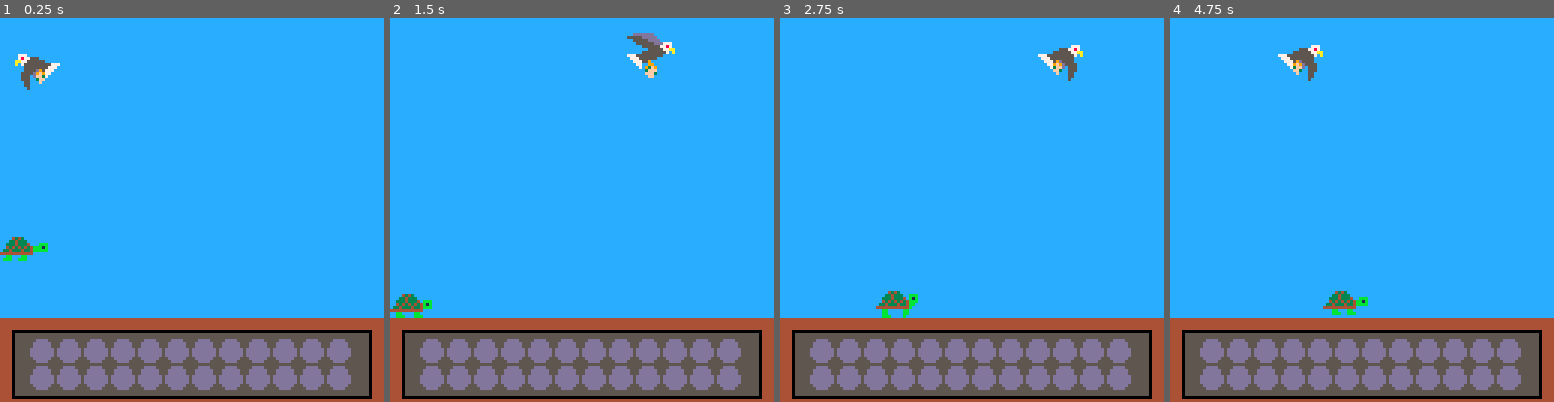
Above: before the commit, frames 1-4 (left to right).
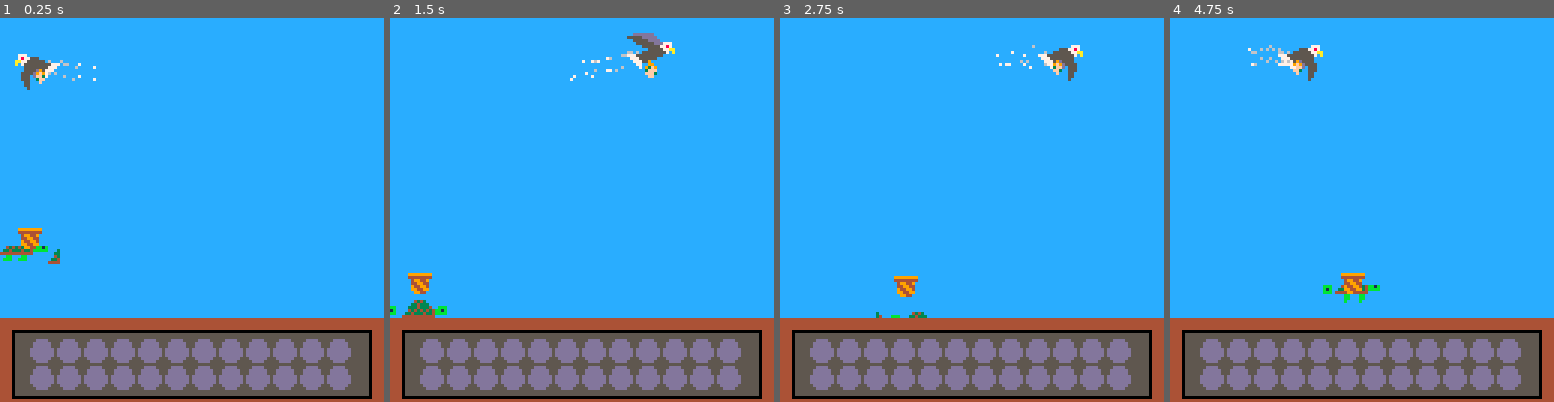
Above: after the commit, the same moments.

Repository: NicolaMigliore/parascute
Game: PICO-8 cartridge parascute.p8
Same seed, same stepped clock (60 frames per second), same inputs: the game is played once before the commit and once after it.
Inputs:
- Up to frame 1 (0.25 s): no input
- Up to frame 2 (1.5 s): tap X (X key) at 0.33, 1.07 s; tap O (Z key) at 0.7 s
- Up to frame 3 (2.75 s): hold Right 1.6-2.1 s; tap O (Z key) at 1.7, 2.1, 2.5 s; tap X (X key) at 1.85 s; hold Up 2.15-2.42 s; hold Right from 2.47 s (still down)
- Up to frame 4 (4.75 s): tap O (Z key) every 0.4 s from 2.9 to 4.5 s; tap X (X key) at 2.97, 4.08 s; release Right at 3.03 s; hold Left 3.08-3.58 s; hold Down 3.63-3.97 s; hold Right 4.02-4.68 s; hold Up from 4.73 s (still down)

The runs differ from the first frame. In frame 1, 0.5% of the frame differs, in the area x 1-25%, y 10-65%; in frame 2, 1.0%; in frame 3, 0.9%; in frame 4, 1.0%, in the area x 20-55%, y 7-78%.

Commit message:
Added basket, new animations and particle system

Diff:
--- a/parascute.p8
+++ b/parascute.p8
@@ -4,11 +4,13 @@
 -- controllers
 #include scripts/main.lua
 #include scripts/player.lua
+#include scripts/basket.lua
 #include scripts/eagle.lua
 #include scripts/egg.lua
 #include scripts/components.lua
 #include scripts/systems.lua
 #include scripts/ui.lua
+#include scripts/particles.lua
 #include scripts/utils.lua
 
 -- scenes
--- /dev/null
+++ b/scripts/basket.lua
@@ -0,0 +1,56 @@
+function _basket_i()
+    -- create basket
+    basket = new_entity({
+        kind = "basket",
+        position = new_position(64,64,8,8),
+        sprite = new_sprite({
+            {x=0,y=40,w=8,h=8}
+        }),
+        animation = new_animation({
+            idle = {
+                frames = {
+                    {x=0,y=40,w=8,h=8}
+                },
+                speed = 0.01,
+                loop = true
+            },
+            catch = {
+                frames = {
+                    {x=0,y=40,w=8,h=8},
+                    {x=8,y=40,w=8,h=8},
+                    {x=16,y=40,w=8,h=8},
+                    {x=0,y=40,w=8,h=8},
+                },
+                speed = 0.5,
+                loop = false
+            }
+        },"catch",nil),
+        control = new_control(nil,nil,nil,nil,nil,nil,basket_control),
+        intention = new_intention(),
+        trigger = new_trigger(-2,-1,11,8,function(_e,_o)
+            if _o.kind == "egg" then
+                del(entities,_o)
+                add(caught_eggs,true)
+                score +=1
+                if score%3 == 0 then
+                    level += 1
+                    eagle.control.spd_x += 0.2
+                end
+
+                -- trigger animation
+                _e.animation.active_anim = "catch"
+                _e.sprite.spr_i = 1
+            end
+        end)
+    })
+
+    add(entities, basket)
+end
+
+function basket_control(_e)
+    local offset_y = 0
+    -- debug=player.intention.left
+    if(player.intention.is_moving) offset_y = sin(time())/2
+    _e.position.x = player.position.x + 6
+    _e.position.y = player.position.y - 6 + offset_y
+end
--- a/scripts/components.lua
+++ b/scripts/components.lua
@@ -131,3 +131,18 @@
     }
     return e
 end
+
+-- create particle --
+function new_particle(_kind,_pos,_dx,_dy,_max_age,_colors)
+    local p = {
+        position = _pos,
+        dx=_dx,
+        dy=_dy,
+        kind=_kind,
+        age=0,
+        max_age=_max_age,
+        colors=_colors,
+        color=_colors[1],
+    }
+    return p
+end
--- a/scripts/eagle.lua
+++ b/scripts/eagle.lua
@@ -84,4 +84,9 @@
         drop_timer -= 1
         if (drop_timer < 1) drop_timer = 50 spawn_egg(_e.position.x+6,_e.position.y+12)
     end
+
+    -- spawn trail particles
+    local px = _e.intention.left and _e.position.x+12 or _e.position.x+4
+    spawntrail(px, _e.position.y+6, {6,7})
+    spawntrail(px, _e.position.y+10, {6,7})
 end
--- a/scripts/egg.lua
+++ b/scripts/egg.lua
@@ -1,6 +1,5 @@
 function spawn_egg(_x,_y)
     egg_mass = 1 + (level/10)
-    debug=egg_mass
     -- create egg
     add(entities,new_entity({
         kind = "egg",
@@ -16,6 +15,14 @@
                 add(caught_eggs,false)
                 score-=1
             end
-        end)
+        end),
+        control = new_control(nil,nil,nil,nil,nil,nil,egg_control),
     }))
 end
+
+function egg_control(_e)
+    -- spawn trail particles
+    local offset = (sin(_e.position.y))---0.5
+    local px = _e.position.x + 2 + offset
+    spawntrail(px, _e.position.y, {15}, 6+rnd(3,3,7))
+end
--- a/scripts/main.lua
+++ b/scripts/main.lua
@@ -9,14 +9,17 @@
     music(0)
 
     entities = {}
+    particles = {}
     control_system = create_control_system()
     physics_system = create_physics_system()
     gs = create_graphics_system()
     animation_system = create_animation_system()
     trigger_system = create_trigger_system()
+    particle_system = create_particle_system()
 
     _player_i()
     _eagle_i()
+    _basket_i()
 
     -- create ground
     add(entities,new_entity({
@@ -35,6 +38,7 @@
     physics_system.update()
     animation_system.update()
     trigger_system.update()
+    particle_system.update()
 end
 
 function _draw()
--- /dev/null
+++ b/scripts/particles.lua
@@ -0,0 +1,25 @@
+-- spawn static pixel
+-- function spawn_static_pixel(_x,_y,_colors,_max_age)
+--     _max_age = _max_age or rnd(20)+10
+--     add_particle(_x,_y,0,0,0,_max_age,_colors,1)
+-- end
+
+-- spawn trail particles
+function spawntrail(_x,_y,_colors,_max_age)
+	if rnd() < 0.5 then return end
+
+    local max_age = _max_age or 15+rnd(15)
+	local angle = rnd()
+	local offset_x = sin(angle)*0.6
+	local offset_y = cos(angle)*0.6
+
+	local p = new_particle(
+        "pixel",
+        new_position(_x+offset_x, _y+offset_y, 1,1),
+		0,
+		0,
+		max_age,
+		_colors
+	)
+    add(particles, p)
+end
--- a/scripts/player.lua
+++ b/scripts/player.lua
@@ -8,48 +8,51 @@
 
     player = new_entity({
         kind = "player",
-        position = new_position(0,56,16,16),
+        position = new_position(0,66,20,10),
         sprite = new_sprite({
-            {x=8,y=0,w=16,h=16},
-            {x=24,y=0,w=16,h=16},
-            {x=40,y=0,w=16,h=16},
-            {x=56,y=0,w=16,h=16}
+            {x=48,y=0,w=20,h=10},
+            {x=68,y=0,w=20,h=10},
+            {x=88,y=0,w=20,h=10},
+            {x=108,y=0,w=20,h=10}
         }),
         control = new_control(⬅️,➡️,⬆️,⬇️,0.7,1,player_input),
         intention = new_intention(),
-        collider = new_collider(0,0,16,16,{}),
+        -- collider = new_collider(0,0,16,16,{}),
+        collider = new_collider(4,3,12,7,{}),
         animation = new_animation({
             idle = {
                 frames = {
-                    {x=96,y=16,w=16,h=16},
-                    {x=112,y=16,w=16,h=16}
+                    -- {x=96,y=16,w=16,h=16},
+                    -- {x=112,y=16,w=16,h=16}
+                    {x=88,y=20,w=20,h=10},
+                    {x=108,y=20,w=20,h=10}
                 },
                 speed = 0.02,
                 loop = true
             },
             move = {
                 frames = {
-                    {x=8,y=0,w=16,h=16},
-                    {x=24,y=0,w=16,h=16},
-                    {x=40,y=0,w=16,h=16},
-                    {x=56,y=0,w=16,h=16}
+                    {x=48,y=0,w=20,h=10},
+                    {x=68,y=0,w=20,h=10},
+                    {x=88,y=0,w=20,h=10},
+                    {x=108,y=0,w=20,h=10}
                 },
                 speed = 0.05,
                 loop = true
             },
             jump = {
                 frames = {
-                    {x=56,y=0,w=16,h=16},
-                    {x=72,y=0,w=16,h=16},
-                    {x=88,y=0,w=16,h=16}
+                    {x=68,y=10,w=20,h=10},
+                    {x=88,y=10,w=20,h=10},
+                    {x=108,y=10,w=20,h=10}
                 },
                 speed = 0.05,
                 loop = false
             },
             fall = {
                 frames = {
-                    {x=88,y=0,w=16,h=16},
-                    {x=104,y=0,w=16,h=16}
+                    {x=88,y=10,w=20,h=10},
+                    {x=108,y=10,w=20,h=10}
                 },
                 speed = 0.04,
                 loop = false
@@ -70,17 +73,6 @@
             end
         end
     ),
-        trigger = new_trigger(-1,-1,18,8,function(_e,_o)
-            if _o.kind == "egg" then
-                del(entities,_o)
-                add(caught_eggs,true)
-                score +=1
-                if score%3 == 0 then
-                    level += 1
-                    eagle.control.spd_x += 0.2
-                end
-            end
-        end)
     })
     add(entities,player)
 end
--- a/scripts/systems.lua
+++ b/scripts/systems.lua
@@ -48,6 +48,13 @@
                 )
             end
         end
+
+        -- draw particles
+        for p in all(particles) do
+            if p.kind == "pixel" then
+                pset(p.position.x,p.position.y,p.color)
+            end
+        end
     end
 
     return gs
@@ -85,7 +92,7 @@
     cs.update = function()
         for e in all(entities) do
             -- update entity movement intention
-            if e.control and e.intention then
+            if e.control then
                 e.control.input(e)
             end
         end
@@ -211,6 +218,33 @@
         end
     end
     return t
+end
+
+--- create particle system
+-- handles particle animations
+function create_particle_system()
+    local ps = {}
+    ps.update = function()
+        for p in all(particles) do
+            p.age+=1
+            if (p.age >= p.max_age) del(particles,p)
+
+            -- age of particle from 0 to 1
+            local age_perc = p.age/p.max_age
+
+            -- change color
+            if #p.colors > 1 then
+                -- color index based on age
+                local color_i = flr(age_perc * #p.colors)+1
+                p.color=p.colors[color_i]
+            end
+
+            --move particle
+            p.position.x+=p.dx
+            p.position.y+=p.dy
+        end
+    end
+    return ps
 end
 
 function colliding(x1,y1,w1,h1,x2,y2,w2,h2)
Not shown, changed: 24 lines of the sprite sheet (__gfx__) section of parascute.p8
